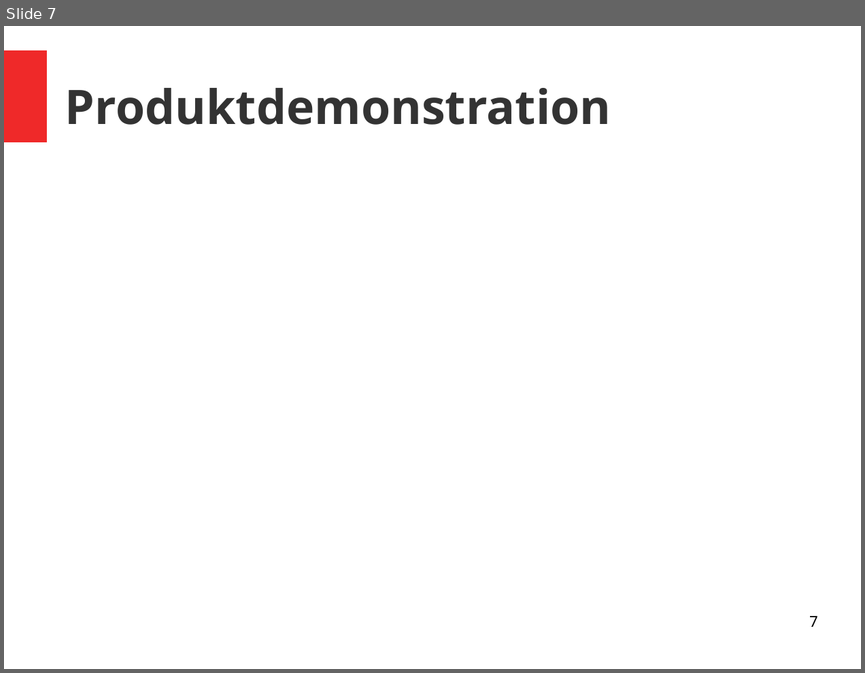
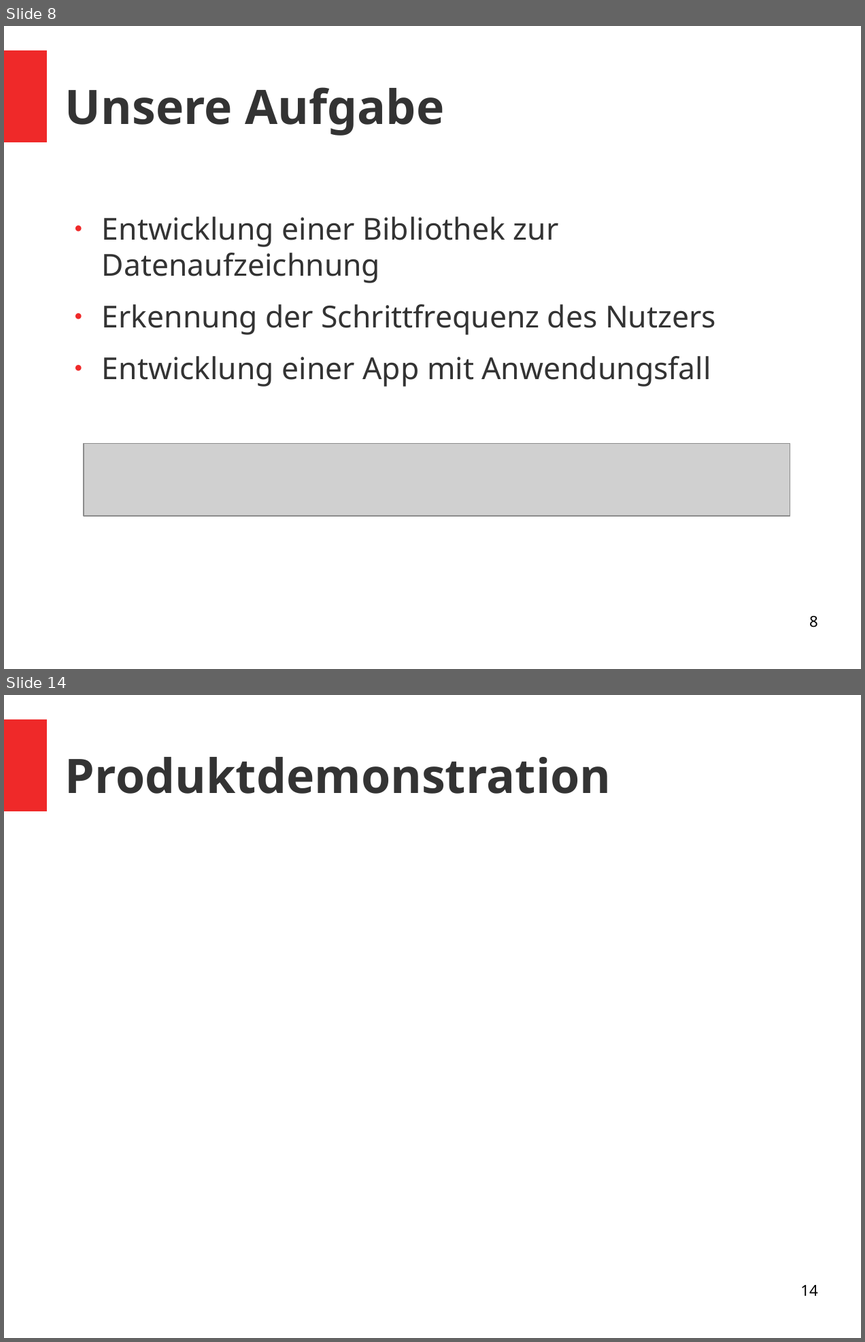
Before and after one commit to vlle1/dokumente-earablesKIT, a slide deck: Abschlusspräsi/Abschlusspräsi.odp. Shown one above the other, each under a label of ours: slide 7 before the commit, slides 8 and 14 after it; the slides between them are not shown. The pictures are 865x673 and 865x1342 pixels, drawn with LibreOffice and Linux fonts; fonts in the diff are those of the drawing; grey boxes stand for pictures. Boxes give left, top, right and bottom in pixels: in the first picture for what was removed or moved away, otherwise in the second. Text is boxed around its words. In the diff, an @@ line names an element or a change of style, - is before the commit and + after.

```diff
--- a/Abschlusspräsi/Abschlusspräsi.odp
+++ b/Abschlusspräsi/Abschlusspräsi.odp
@@ slide 8 added at [4,26,861,669], background #FFFFFF; not listed: 1 template element that a slide beside it also shows @@
@@ title added at [65,87,444,135], 44 pt, text #333333, bold @@
+Unsere Aufgabe
@@ text added at [102,216,716,386], 28 pt, text #333333 @@
+● Entwicklung einer Bibliothek zur Datenaufzeichnung
+● Erkennung der Schrittfrequenz des Nutzers
+● Entwicklung einer App mit Anwendungsfall
@@ picture added at [84,444,790,516] @@
@@ page number added at [809,616,818,627], 14 pt, text #000000 @@
+8
@@ what was slide 7 is now slide 14 @@
@@ page number at [800,1285,817,1295]: text changed @@
-7
+14
```
Also in this commit, not shown: 7 slides changed, 12 other slides added, 2 slides removed, 7 other files.
